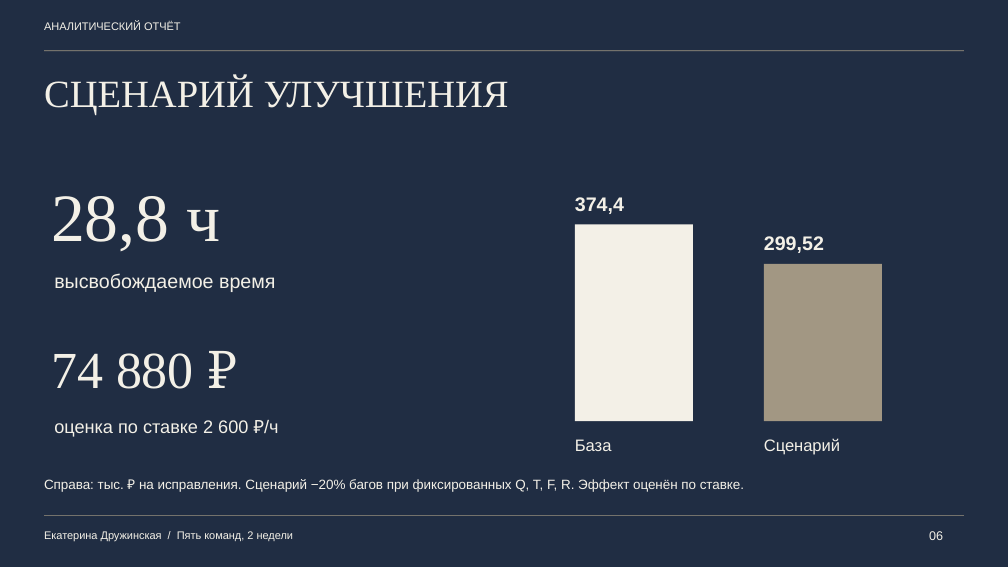
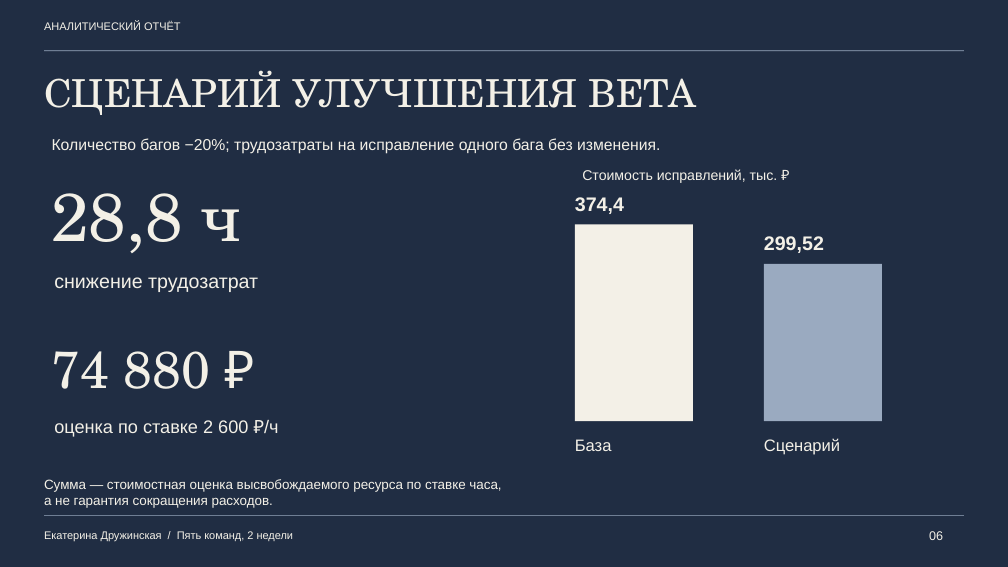
Before and after one commit to druzhinskaia/team-performance-analysis, a slide deck: slide 6 of files/02_presentation.pptx. Drawn at 1008x567 pixels with LibreOffice and Linux fonts; fonts in the diff are those of the drawing. Boxes give left, top, right and bottom in pixels: in the first picture for what was removed or moved away, otherwise in the second. Text is boxed around its words. In the diff, an @@ line names an element or a change of style, - is before the commit and + after.

Commit message:
Согласовать оформление и план пилота во всём комплекте
Применить Georgia/Arial и молочно-синюю палитру в авторских разделах. Уточнить термины, сценарий Beta и управленческий контроль; согласовать общий цикл 2–3 спринта и одинаковые двухнедельные окна. Обновить документы, PDF, веб-просмотры и ZIP. Сохранить исходные области Excel, все 140 формул и числовые результаты.

```diff
--- a/files/02_presentation.pptx
+++ b/files/02_presentation.pptx
@@ text at (44,70,696,115): text changed; font Times New Roman to TeX Gyre Schola @@
-СЦЕНАРИЙ УЛУЧШЕНИЯ
+СЦЕНАРИЙ УЛУЧШЕНИЯ BETA
@@ text added at (52,138,660,154), 15 pt, text #F3F0E7 @@
+Количество багов −20%; трудозатраты на исправление одного бага без изменения.
@@ text "28,8 ч" at (51,193,242,253): font Times New Roman to TeX Gyre Schola @@
@@ text added at (582,169,778,183), 13.5 pt, text #F3F0E7 @@
+Стоимость исправлений, тыс. ₽
@@ fill #A29783 to #9AAAC0 in 3 elements at (44,51,964,51), (44,515,964,516), (764,264,882,421) @@
@@ text at (54,277,258,292): text changed @@
-высвобождаемое время
+снижение трудозатрат
@@ text "74 880 ₽" at (51,351,210,389): font Times New Roman to TeX Gyre Schola @@
@@ text at (44,479,501,508): text changed @@
-Справа: тыс. ₽ на исправления. Сценарий −20% багов при фиксированных Q, T, F, R. Эффект оценён по ставке.
+Сумма — стоимостная оценка высвобождаемого ресурса по ставке часа,
+а не гарантия сокращения расходов.
```
Also in this commit, not shown: 6 other slides changed, 21 other files.
